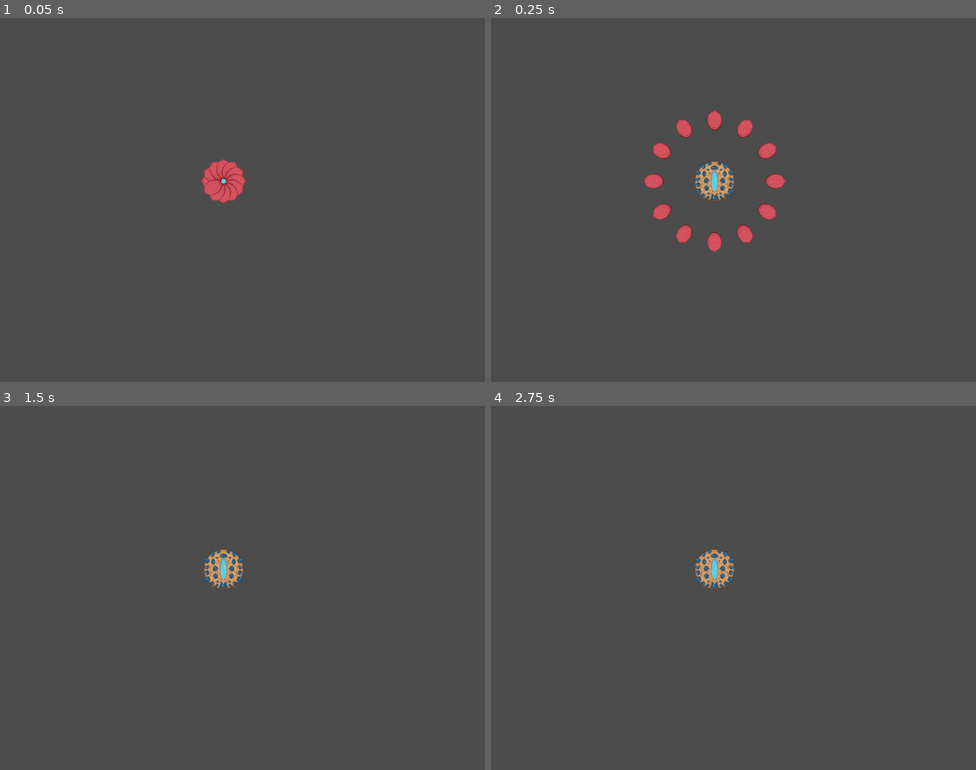
Above: before the commit, frames 1-4 (two rows, left to right).
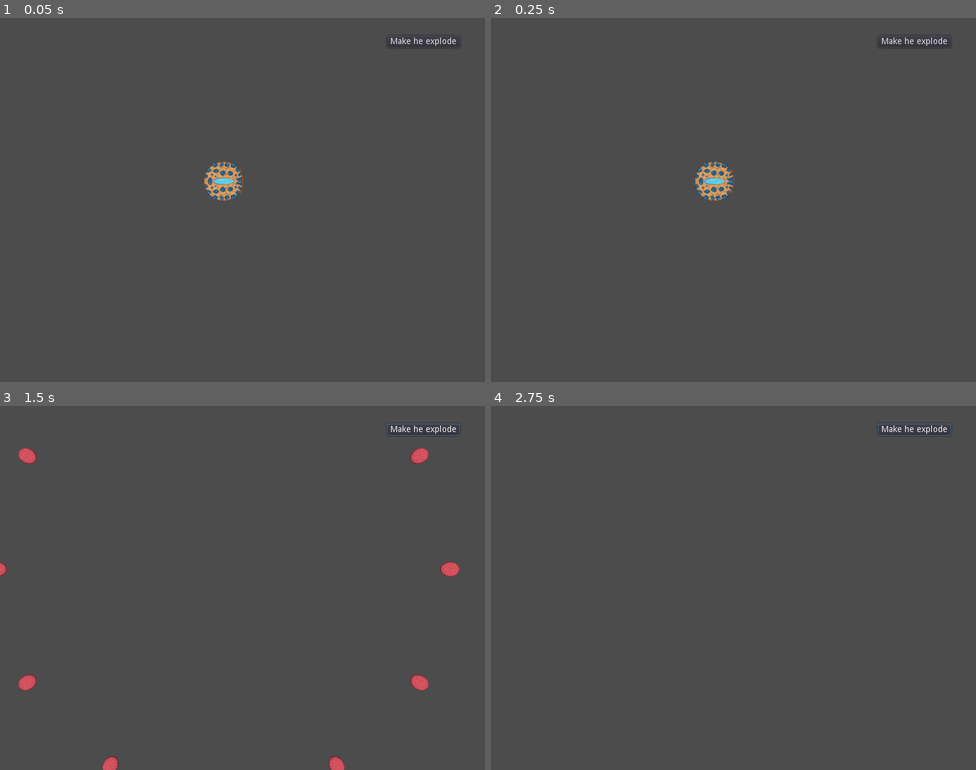
Above: after the commit, the same moments.

Repository: Yerdun/Pathogen
Game: Godot game, scene res://Assets/Scenes/Test Scenes/Enemy Tester.tscn
Same seed, same stepped clock (60 frames per second), same inputs: the game is played once before the commit and once after it. This scene is started directly instead of the project's main scene.
Inputs (mouse positions are in pixels of both pictures, inside the frame that each line leads up to):
- Up to frame 1 (0.05 s): no input
- Up to frame 2 (0.25 s): no input
- Up to frame 3 (1.5 s): click (421, 427) at 0.5 s, where only the run after the commit has a clickable "Make he explode"; move the mouse to (349, 569) at 1.27 s; hold Right (ui_right) from 1.28 s (still down); hold B (copy) from 1.28 s (still down)
- Up to frame 4 (2.75 s): move the mouse to (636, 606) at 2.02 s; release Right (ui_right) at 2.03 s; release B (copy) at 2.03 s; hold Down (ui_down) from 2.03 s (still down); tap Shift (control_focus) at 2.1 s; tap B (copy) at 2.3 s

The runs differ from the first frame. In frame 1, 0.9% of the frame differs, in the area x 41-94%, y 5-51%; in frame 2, 2.1%, in the area x 31-94%, y 5-65%; in frame 3, 1.7%; in frame 4, 0.8%.

Commit message:
Rotated bomb enemy's sprite; modified Enemy Tester with a UI button; made bomb enemy explosion destroy itself
The enemy tester now has a button that blows up the bomb enemy instead of the bomb enemy detonating immediately. The bomb enemy now kills itself on explosion.

Diff:
--- a/Assets/Scenes/Enemy/Bomb Enemy/Bomb Enemy.gd
+++ b/Assets/Scenes/Enemy/Bomb Enemy/Bomb Enemy.gd
@@ -24,3 +24,5 @@
 		# rotate the bullet's hitbox
 		newBullet.get_node("Hitbox").rotation_degrees += rad2deg(rotationAngle)
 		owner.add_child(newBullet)
+
+		queue_free()
--- a/Assets/Scenes/Enemy/Bomb Enemy/Bomb Enemy.tscn
+++ b/Assets/Scenes/Enemy/Bomb Enemy/Bomb Enemy.tscn
@@ -6,4 +6,9 @@
 
 [node name="Bomb Enemy" instance=ExtResource( 1 )]
 script = ExtResource( 3 )
+maxHP = 5
+copyAbility = "widebeam"
 bullet = ExtResource( 2 )
+
+[node name="Sprite" parent="." index="1"]
+rotation = -1.5708
--- a/Assets/Scenes/Test Scenes/Enemy Tester.gd
+++ b/Assets/Scenes/Test Scenes/Enemy Tester.gd
@@ -4,13 +4,20 @@
 # Declare member variables here. Examples:
 # var a = 2
 # var b = "text"
+var bombExploded
 
 
 # Called when the node enters the scene tree for the first time.
 func _ready():
-	$"Bomb Enemy".explode(12)
+	bombExploded = false
 
 
 # Called every frame. 'delta' is the elapsed time since the previous frame.
 #func _process(delta):
 #	pass
+
+
+func _on_Button_pressed():
+	if !bombExploded:
+		$"Bomb Enemy".explode(12)
+		bombExploded = true
--- a/Assets/Scenes/Test Scenes/Enemy Tester.tscn
+++ b/Assets/Scenes/Test Scenes/Enemy Tester.tscn
@@ -8,3 +8,15 @@
 
 [node name="Bomb Enemy" parent="." instance=ExtResource( 1 )]
 position = Vector2( 368.693, 269.104 )
+
+[node name="Button" type="Button" parent="."]
+margin_left = 637.797
+margin_top = 28.6055
+margin_right = 758.797
+margin_bottom = 48.6055
+text = "Make he explode"
+__meta__ = {
+"_edit_use_anchors_": false
+}
+
+[connection signal="pressed" from="Button" to="." method="_on_Button_pressed"]
